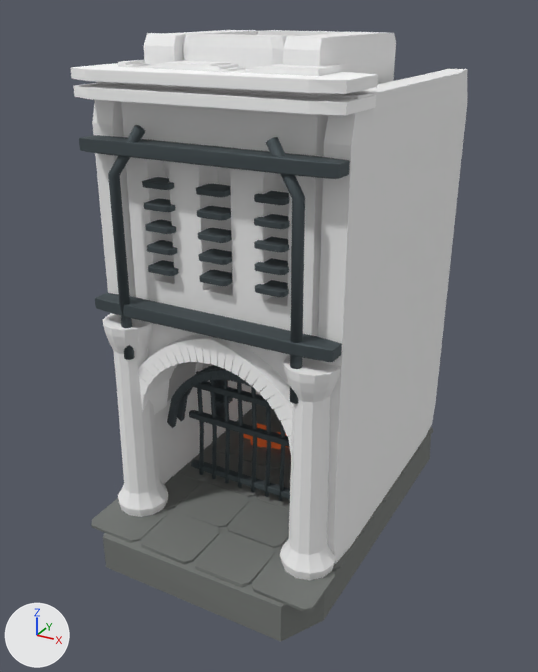
A saved change to the glTF model assets/models/environment/citadel_bay.glb.
Before and after are seen from a 50 mm lens placed at (6.48, -9.9, 9.26), pointed at (-0.18, 2.21, 3.21). The lights are fixed; the arrows at lower left show +X, +Y and +Z. The first picture is the older version. Vertices at exactly the same position are counted once.

Objects in the first picture: 'citadel_bay__floor', 'citadel_bay__iron', 'citadel_bay__stone' and 1 more.
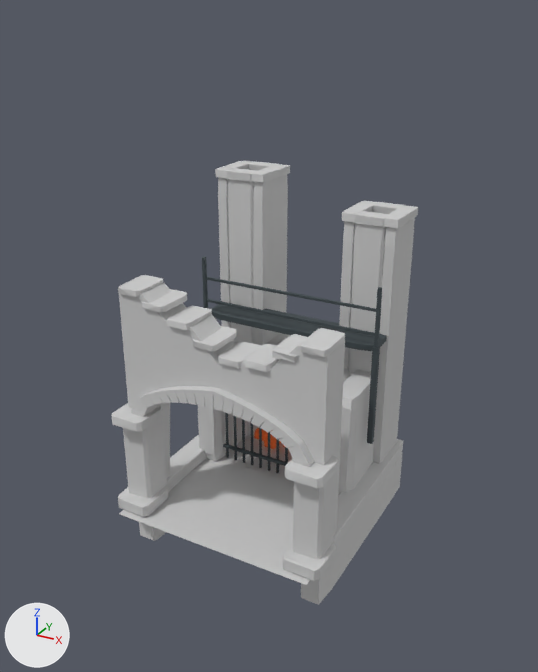
Changed parts and their boxes [x1, y1, x2, y2] in the pictures (538 x 672 px; the box of a moved part takes in the faces that stretch with it):
'citadel_bay__stone', deleted
    before: [71, 30, 467, 580]
'citadel_bay__masonry', added
    after: [119, 175, 415, 605]
'citadel_bay__iron', reshaped
    before: [79, 125, 350, 501]
    after: [202, 256, 387, 473]
'citadel_bay__floor', deleted
    before: [91, 404, 433, 642]
'citadel_bay__dressed_stone', added
    after: [112, 161, 418, 581]
'citadel_bay__paving', added
    after: [119, 435, 310, 585]
part 1 of me_citadel_bay_iron, added
    after: [225, 413, 229, 458]
part 2 of me_citadel_bay_iron, added
    after: [234, 416, 237, 460]
part 3 of me_citadel_bay_iron, added
    after: [242, 419, 245, 463]
part 4 of me_citadel_bay_iron, added
    after: [250, 422, 254, 465]
part 5 of me_citadel_bay_iron, added
    after: [259, 426, 262, 468]
part 6 of me_citadel_bay_iron, added
    after: [268, 432, 270, 471]
part 7 of me_citadel_bay_iron, added
    after: [276, 439, 279, 473]
part 8 of me_citadel_bay_iron, added (mostly hidden)
    after: [285, 447, 288, 463]
part 9 of me_citadel_bay_iron, moved or reshaped
    before: [191, 459, 290, 499]
    after: [223, 444, 287, 466]
part 10 of me_citadel_bay_iron, moved or reshaped (not visible afterwards)
    before: [189, 410, 290, 447]
part 11 of me_citadel_bay_iron, moved or reshaped
    before: [95, 293, 342, 362]
    after: [206, 299, 375, 336]
part 12 of me_citadel_bay_iron, moved or reshaped
    before: [194, 381, 271, 408]
    after: [206, 277, 376, 312]
part 13 of me_citadel_bay_iron, added
    after: [211, 304, 387, 351]
part 14 of me_citadel_bay_iron, added
    after: [202, 256, 208, 309]
part 15 of me_citadel_bay_iron, added
    after: [367, 346, 380, 444]
part 16 of me_citadel_bay_iron, added
    after: [374, 287, 382, 347]
part 17 of me_citadel_bay_iron, deleted
    before: [79, 125, 350, 501]
part 18 of me_citadel_bay_iron, deleted (mostly hidden)
    before: [214, 379, 225, 418]

What changed in the scene script:
```text
Change me_citadel_bay_iron:
    remove me_citadel_bay_iron.from_pydata(...)  # 1554 vertices, 2944 faces; spans x -2.35..2.36, y -0.42..3.49, z 0.14..7.57
    add me_citadel_bay_iron.from_pydata(...)  # 432 vertices, 780 faces; spans x -2.02..2.02, y 2.01..3.36, z 0.12..4.49
    me_citadel_bay_iron part 1: a new loose piece, a 6-sided cylinder along z spanning x -1.183..-1.117, y 2.031..2.089, z 0.12..1.673, in mat_environment_iron (dark grey #535d61)
    me_citadel_bay_iron part 2: a new loose piece, a 6-sided cylinder along z spanning x -0.973..-0.907, y 2.031..2.089, z 0.12..1.826, in mat_environment_iron (dark grey #535d61)
    me_citadel_bay_iron part 3: a new loose piece, a 6-sided cylinder along z spanning x -0.763..-0.697, y 2.031..2.089, z 0.12..1.913, in mat_environment_iron (dark grey #535d61)
    me_citadel_bay_iron part 4: a new loose piece, a 6-sided cylinder along z spanning x -0.553..-0.487, y 2.031..2.089, z 0.12..1.968, in mat_environment_iron (dark grey #535d61)
    me_citadel_bay_iron part 5: a new loose piece, a 6-sided cylinder along z spanning x -0.343..-0.277, y 2.031..2.089, z 0.12..2.002, in mat_environment_iron (dark grey #535d61)
    me_citadel_bay_iron part 6: a new loose piece, a 6-sided cylinder along z spanning x -0.133..-0.067, y 2.031..2.089, z 0.12..2.018, in mat_environment_iron (dark grey #535d61)
    me_citadel_bay_iron part 7: a new loose piece, a 6-sided cylinder along z spanning x 0.077..0.143, y 2.031..2.089, z 0.12..2.018, in mat_environment_iron (dark grey #535d61)
    me_citadel_bay_iron part 8: a new loose piece, a 6-sided cylinder along z spanning x 0.287..0.353, y 2.031..2.089, z 0.12..2.001, in mat_environment_iron (dark grey #535d61)
    me_citadel_bay_iron part 9: the loose piece of 32 vertices spanning x -1.53..1.54, y 1.18..1.35, z 0.25..0.37 is scaled about its middle by (0.806, 0.43, 0.492), then moved by (0.0, 0.78, 0.11)
    me_citadel_bay_iron part 10: the loose piece of 32 vertices spanning x -1.53..1.54, y 1.18..1.35, z 1.47..1.59 is scaled about its middle by (0.806, 0.43, 0.492), then moved by (0.0, 0.78, -0.18)
    me_citadel_bay_iron part 11: the loose piece of 32 vertices spanning x -2.35..2.36, y -0.42..0.0, z 4.28..4.5 is scaled about its middle by (0.844, 0.135, 0.238), then moved by (0.0, 2.82, -0.86)
    me_citadel_bay_iron part 12: the loose piece of 32 vertices spanning x -1.53..1.54, y 1.18..1.35, z 2.21..2.34 is multiplied about its middle by the matrix ((1.297, -0.003, 0.01), (0.0, 0.345, -0.001), (0.0, 0.001, 0.422)), then moved by (0.0, 1.35, 1.75)
    me_citadel_bay_iron part 13: a new loose piece of 32 vertices spanning x -1.94..1.94, y 2.58..3.36, z 3.13..3.28, in mat_environment_iron (dark grey #535d61)
    me_citadel_bay_iron part 14: a new loose piece of 32 vertices spanning x -2.0..-1.92, y 2.57..2.65, z 3.29..4.49, in mat_environment_iron (dark grey #535d61)
    me_citadel_bay_iron part 15: a new loose piece of 32 vertices spanning x 1.9..2.02, y 2.55..2.67, z 1.14..3.28, in mat_environment_iron (dark grey #535d61)
    me_citadel_bay_iron part 16: a new loose piece of 32 vertices spanning x 1.92..2.0, y 2.57..2.65, z 3.29..4.49, in mat_environment_iron (dark grey #535d61)
    me_citadel_bay_iron part 17: 35 loose pieces with 1314 vertices, spanning x -2.35..2.36, y -0.42..3.15, z 0.14..7.57, are deleted
    me_citadel_bay_iron part 18: 112 vertices removed from x -2.07..2.07, y 2.71..3.49, z 0.4..6.54
    other edits to the shape of me_citadel_bay_iron do not show in these pictures
Add me_citadel_bay_paving:
    me_citadel_bay_paving.from_pydata([(-2.1, 4.42, -0.02), (2.1, 4.42, -0.02), (2.1, -0.58, -0.02), (-2.1, -0.58, -0.02)], [], [(3, 1, 0), (3, 2, 1)])
    me_citadel_bay_paving.materials.append(mat_environment_paving)  # light grey #cccccc
Remove ob_citadel_bay__floor:
    ob_citadel_bay__floor = bpy.data.objects.new('citadel_bay__floor', me_citadel_bay_floor)
Remove ob_citadel_bay__stone:
    ob_citadel_bay__stone = bpy.data.objects.new('citadel_bay__stone', me_citadel_bay_stone)
Add ob_citadel_bay__dressed_stone:
    ob_citadel_bay__dressed_stone = bpy.data.objects.new('citadel_bay__dressed_stone', me_citadel_bay_dressed_stone)  # 848 vertices, 1608 faces; spans x -2.27..2.27, y -0.46..4.41, z 0.0..6.22; in mat_environment_dressed_stone (light grey #cccccc)
    ob_citadel_bay__dressed_stone.location = (0.0, 0.0, 0.0)
Add ob_citadel_bay__masonry:
    ob_citadel_bay__masonry = bpy.data.objects.new('citadel_bay__masonry', me_citadel_bay_masonry)  # 792 vertices, 1596 faces; spans x -2.17..2.18, y -0.2..4.5, z -1.11..6.13; in mat_environment_masonry (light grey #cccccc)
    ob_citadel_bay__masonry.location = (0.0, 0.0, 0.0)
Add ob_citadel_bay__paving:
    ob_citadel_bay__paving = bpy.data.objects.new('citadel_bay__paving', me_citadel_bay_paving)
    ob_citadel_bay__paving.location = (0.0, 0.0, 0.0)
```
